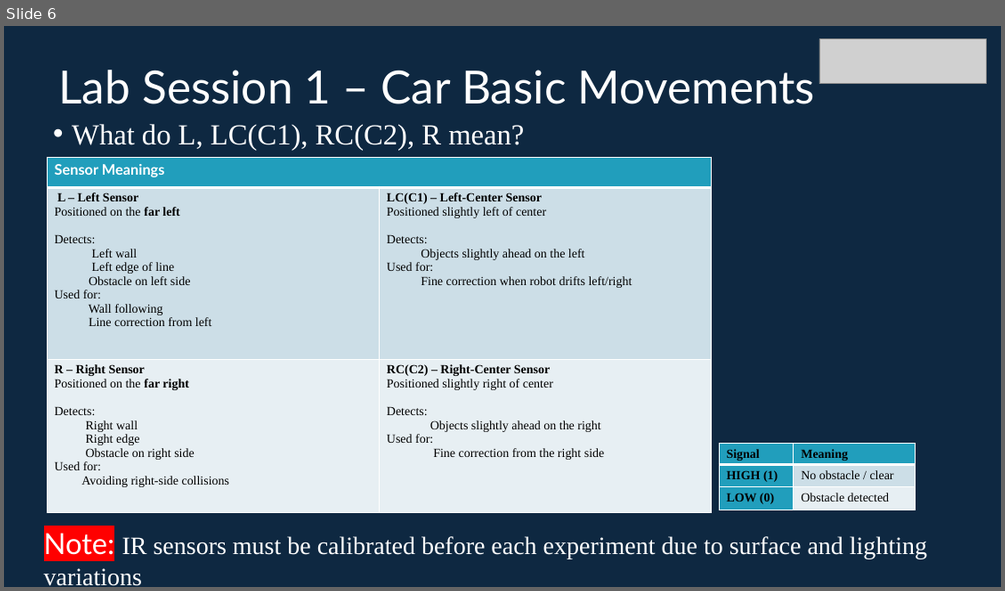
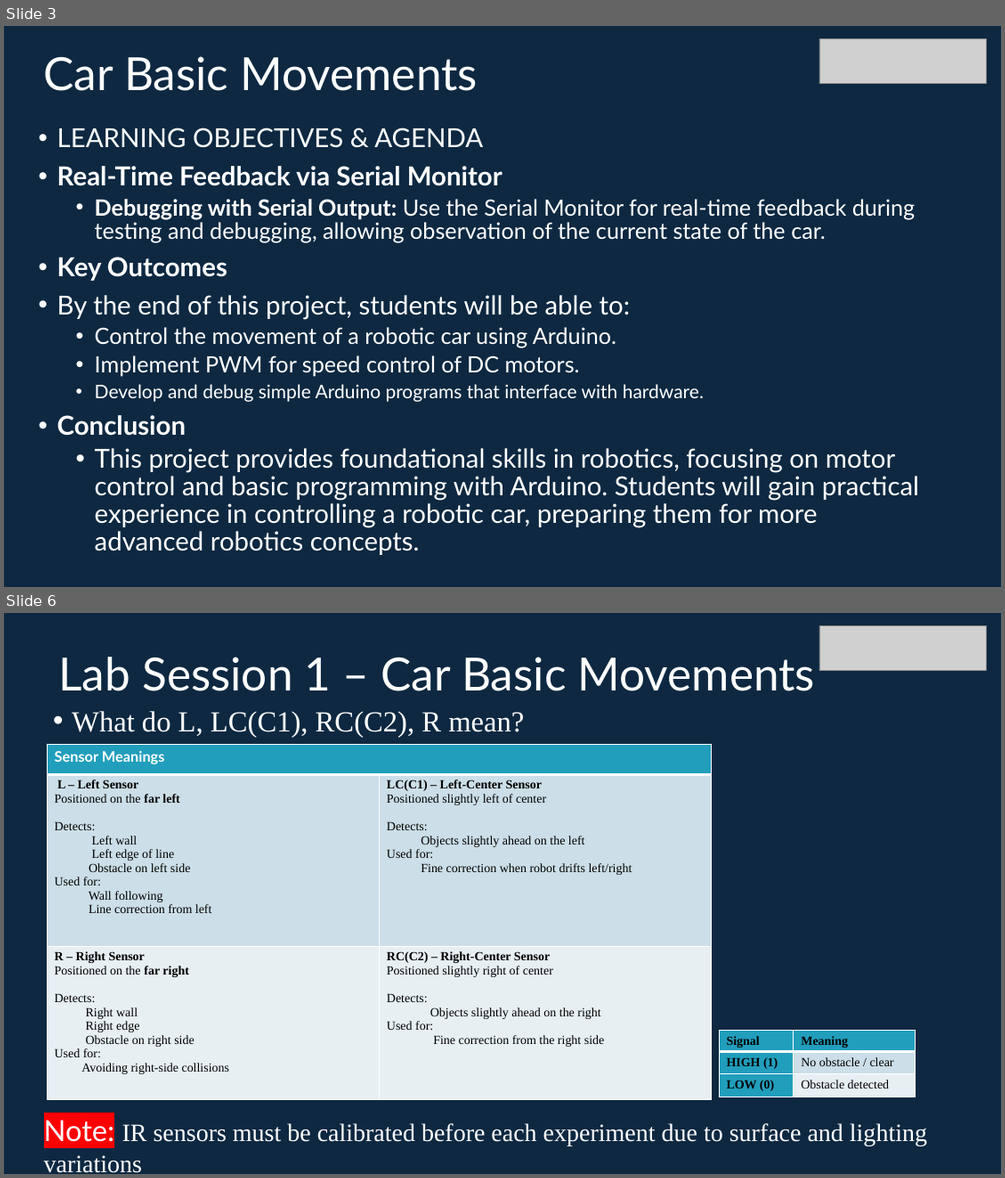
Before and after one commit to info-zas/zas-robotics-car-1-sensors, a slide deck: 01_FoundationProjects/01_Car_Basic_movements/01_Car_Basic_movements.pptx. Shown one above the other, each under a label of ours: slide 6 before the commit, slides 3 and 6 after it; the slides between them are not shown. The pictures are 1005x591 and 1005x1178 pixels, drawn with LibreOffice and Linux fonts; fonts in the diff are those of the drawing; grey boxes stand for pictures. Boxes give left, top, right and bottom in pixels: in the first picture for what was removed or moved away, otherwise in the second. Text is boxed around its words. In the diff, an @@ line names an element or a change of style, - is before the commit and + after.

```diff
--- a/01_FoundationProjects/01_Car_Basic_movements/01_Car_Basic_movements.pptx
+++ b/01_FoundationProjects/01_Car_Basic_movements/01_Car_Basic_movements.pptx
@@ slide 3 added at bbox=[4, 26, 1001, 587], background #0E2841 @@
@@ picture added at bbox=[819, 38, 986, 84] @@
@@ title added at bbox=[44, 56, 477, 91], 44 pt, text #FFFFFF @@
+Car Basic Movements
@@ text added at bbox=[57, 127, 919, 555], 25.2 pt, text #FFFFFF @@
+• LEARNING OBJECTIVES & AGENDA
+• Real-Time Feedback via Serial Monitor
+  • Debugging with Serial Output: Use the Serial Monitor for real-time feedback during testing and debugging, allowing observation of the current state of the car.
+• Key Outcomes
+• By the end of this project, students will be able to:
+  • Control the movement of a robotic car using Arduino.
+  • Implement PWM for speed control of DC motors.
+  • Develop and debug simple Arduino programs that interface with hardware.
+• Conclusion
+  • This project provides foundational skills in robotics, focusing on motor control and basic programming with Arduino. Students will gain practical experience in controlling a robotic car, preparing them for more advanced robotics concepts.
```
Also in this commit, not shown: 15 slides changed, 2 slides removed.
